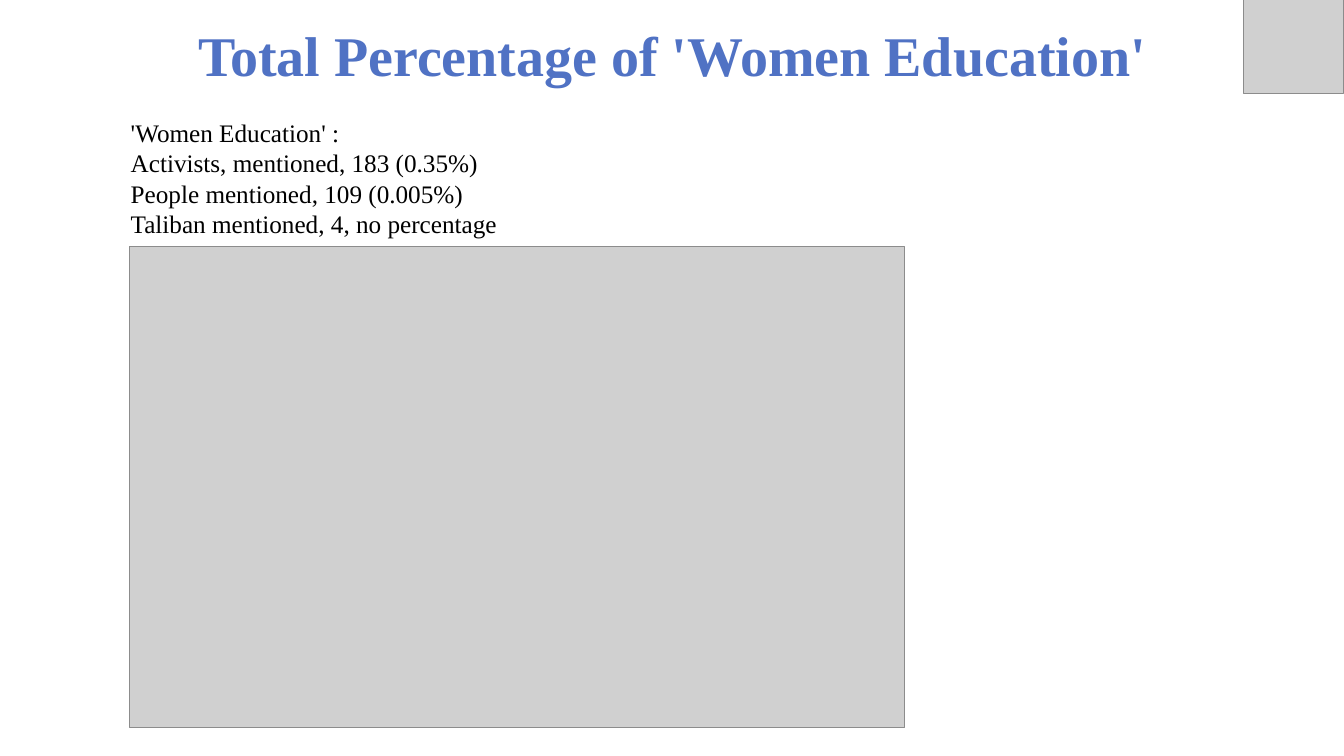
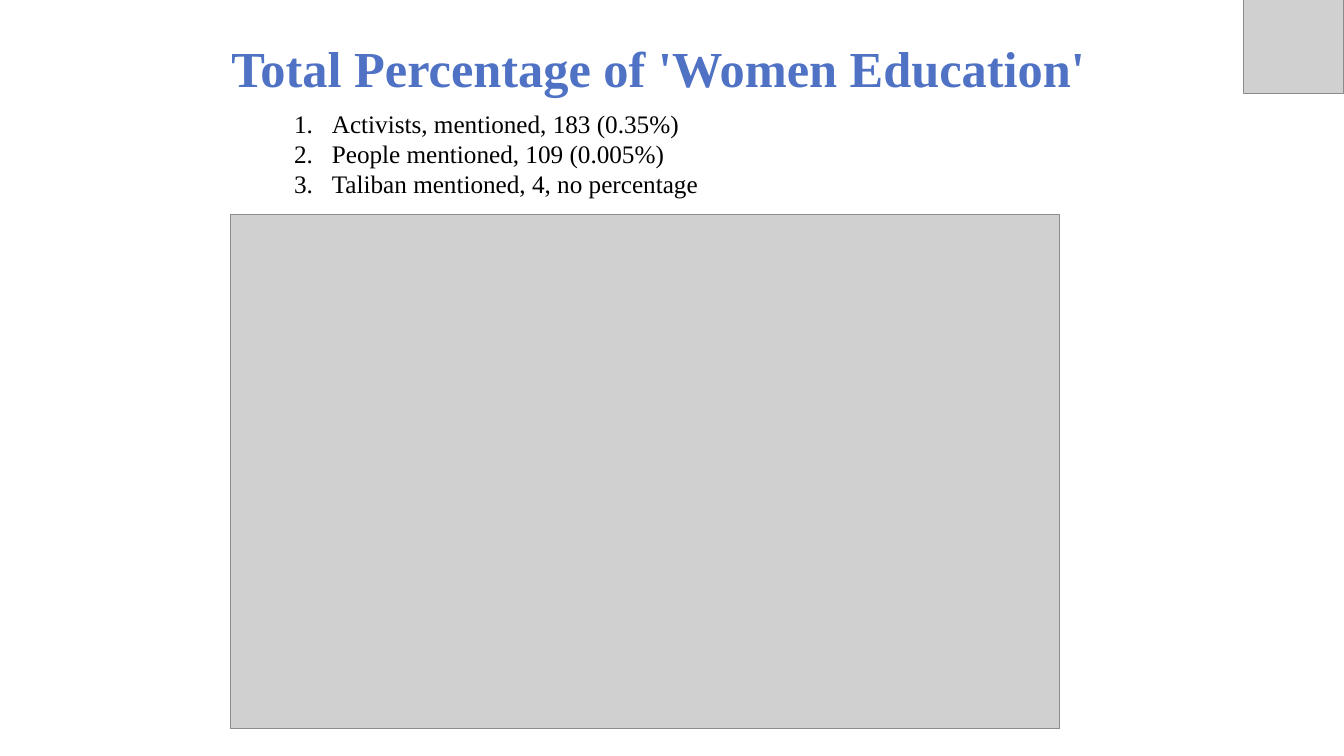
Before and after one commit to Saboor-Hamedi/Master-Thesis, a slide deck: slide 25 of thesis presentation/Thesis Presetation.pptx (slide 28 before the commit). Drawn at 1344x756 pixels with LibreOffice and Linux fonts; fonts in the diff are those of the drawing; grey boxes stand for pictures; background and template pictures are left out. Boxes give left, top, right and bottom in pixels: in the first picture for what was removed or moved away, otherwise in the second. Text is boxed around its words. In the diff, an @@ line names an element or a change of style, - is before the commit and + after.

```diff
--- a/thesis presentation/Thesis Presetation.pptx
+++ b/thesis presentation/Thesis Presetation.pptx
@@ text "Total Percentage of 'Women Education'": place and size @@
-text "Total Percentage of 'Women Education'" at bbox=[198, 36, 1146, 87]
+text "Total Percentage of 'Women Education'" at bbox=[231, 51, 1085, 97]
@@ text "Total Percentage of 'Women Education'" at bbox=[231, 51, 1085, 97]: size 40 to 36 pt @@
@@ text "Activists, mentioned, 183 (0.35%)": place and size @@
-text "Activists, mentioned, 183 (0.35%)" at bbox=[131, 124, 497, 239]
+text "Activists, mentioned, 183 (0.35%)" at bbox=[332, 115, 698, 199]
@@ text "Activists, mentioned, 183 (0.35%)" at bbox=[332, 115, 698, 199]: bullet none to 1. @@
@@ text at bbox=[131, 124, 326, 143]: paragraph removed @@
-'Women Education' :
@@ picture: place and size @@
-picture at bbox=[129, 247, 905, 728]
+picture at bbox=[231, 215, 1060, 729]
```
Also in this commit, not shown: 15 other slides changed, 2 slides added, 4 slides removed.
